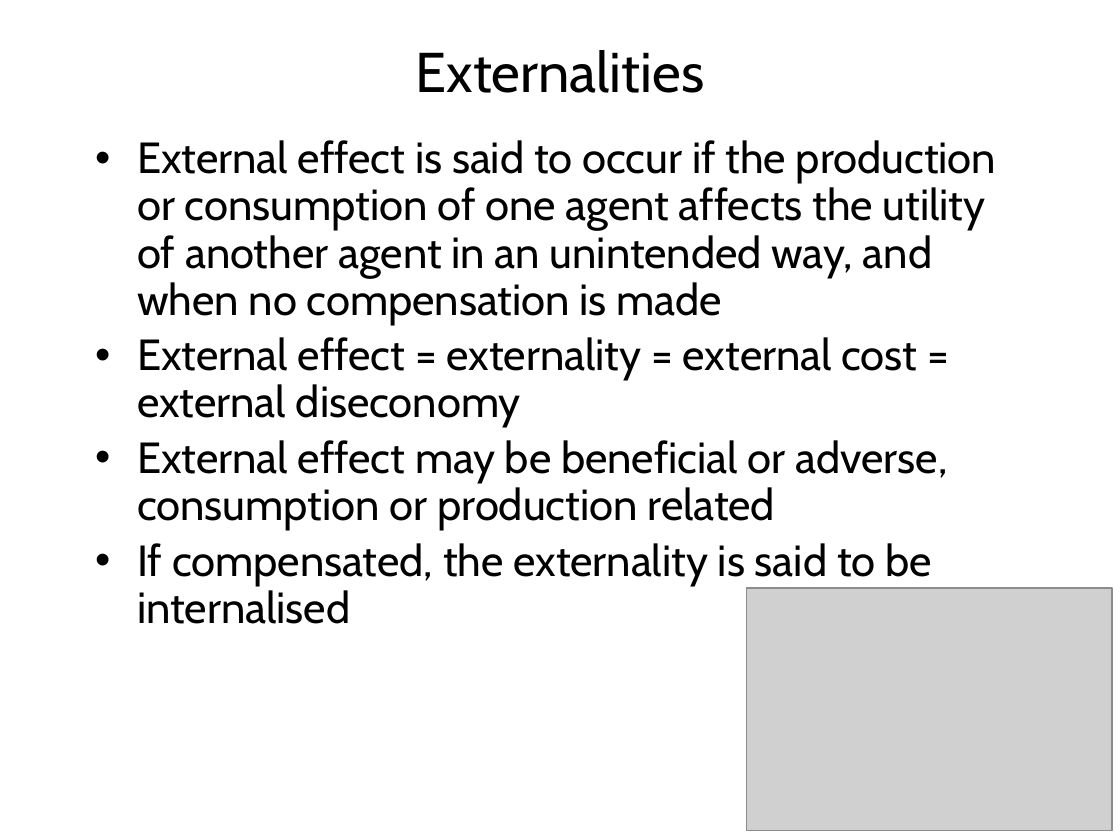
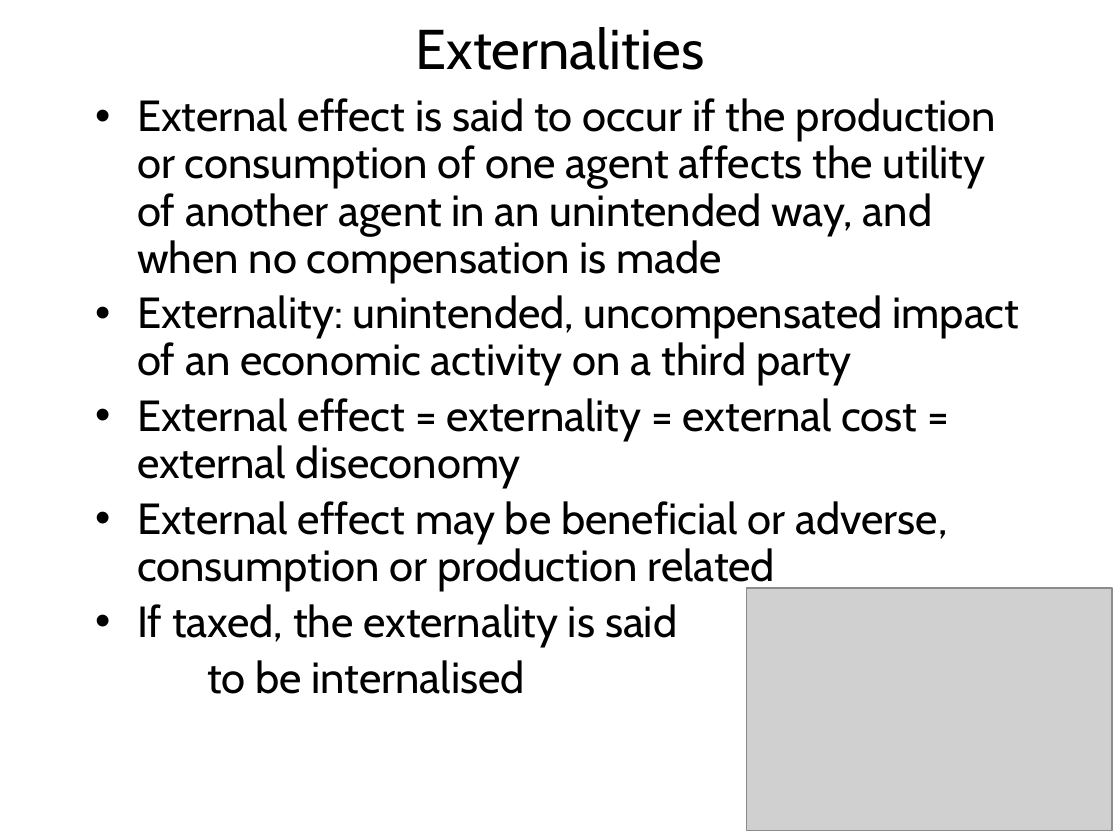
Before and after one commit to rtol/Environmental-Economics, a slide deck: slide 18 of EE2 Externalities.pptx. Drawn at 1120x840 pixels with LibreOffice and Linux fonts; fonts in the diff are those of the drawing; grey boxes stand for pictures. Boxes give left, top, right and bottom in pixels: in the first picture for what was removed or moved away, otherwise in the second. Text is boxed around its words. In the diff, an @@ line names an element or a change of style, - is before the commit and + after.

```diff
--- a/EE2 Externalities.pptx
+++ b/EE2 Externalities.pptx
@@ title "Externalities": place and size @@
-title "Externalities" at (416, 50, 705, 93)
+title "Externalities" at (416, 27, 705, 70)
@@ text "External effect is said to ...": place and size @@
-text "External effect is said to ..." at (137, 140, 996, 624)
+text "External effect is said to ..." at (137, 98, 1019, 694)
@@ text at (137, 295, 1019, 386): paragraph added @@
+• Externality: unintended, uncompensated impact of an economic activity on a third party
@@ text at (137, 604, 677, 694): text changed @@
-• If compensated, the externality is said to be internalised
+• If taxed, the externality is said
+to be internalised
```
Also in this commit, not shown: 8 other slides changed, 1 slide added, 8 other files.
